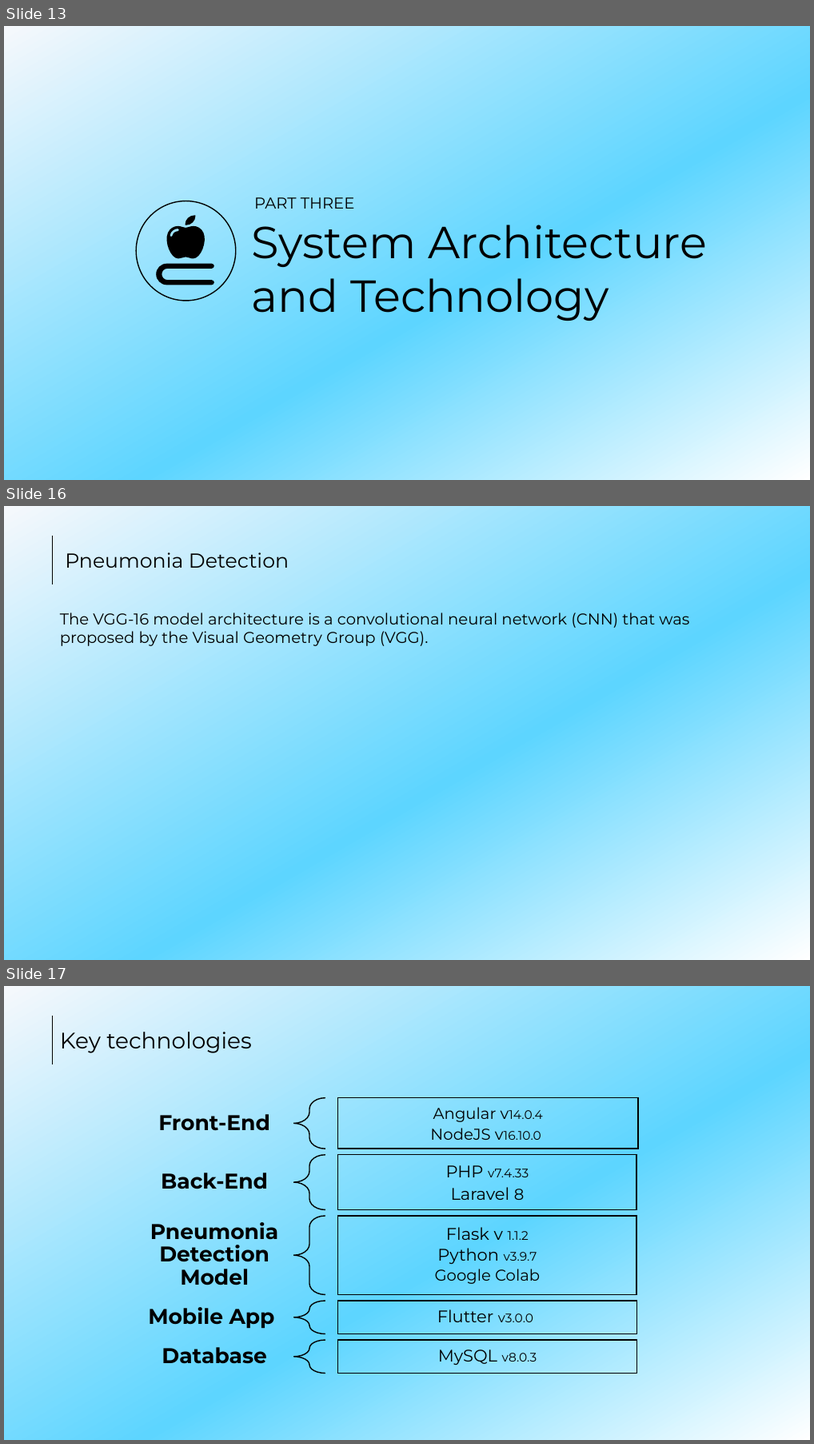
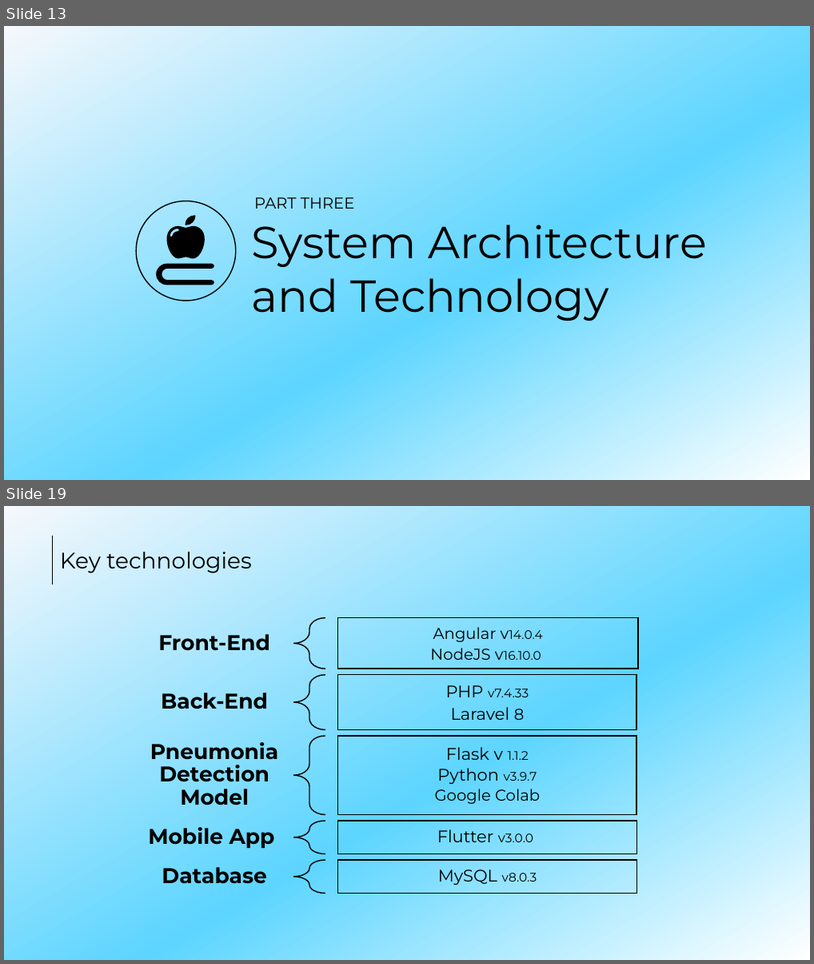
Before and after one commit to MediBooki/Documetion-files, a slide deck: Presentation/Presentation.pptx. Shown one above the other, each under a label of ours: slides 13, 16 and 17 before the commit, slides 13 and 19 after it; the slides between them are not shown. The pictures are 814x1444 and 814x964 pixels, drawn with LibreOffice and Linux fonts; fonts in the diff are those of the drawing. Boxes give left, top, right and bottom in pixels: in the first picture for what was removed or moved away, otherwise in the second. Text is boxed around its words. In the diff, an @@ line names an element or a change of style, - is before the commit and + after.

```diff
--- a/Presentation/Presentation.pptx
+++ b/Presentation/Presentation.pptx
@@ slide 16 removed at (4,506,810,960), background gradient #F6F8FC to #5DD5FF to #FFFFFF @@
@@ line removed from (52, 536) to (52, 585) @@
@@ text removed at (65,552,289,568) @@
-Pneumonia Detection
@@ text removed at (60,612,690,646) @@
-The VGG-16 model architecture is a convolutional neural network (CNN) that was proposed by the Visual Geometry Group (VGG).
@@ what was slide 17 is now slide 19 @@
```
Also in this commit, not shown: 5 slides changed, 5 slides added, 1 other slide removed, 1 other file.
